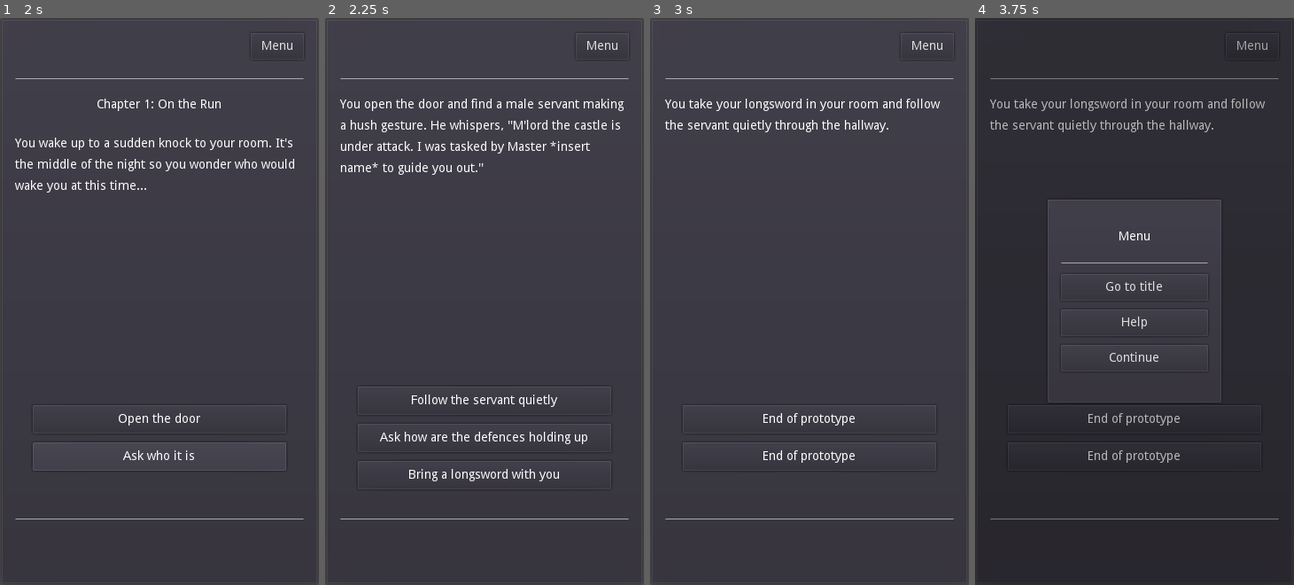
Above: before the commit, frames 1-4 (left to right).
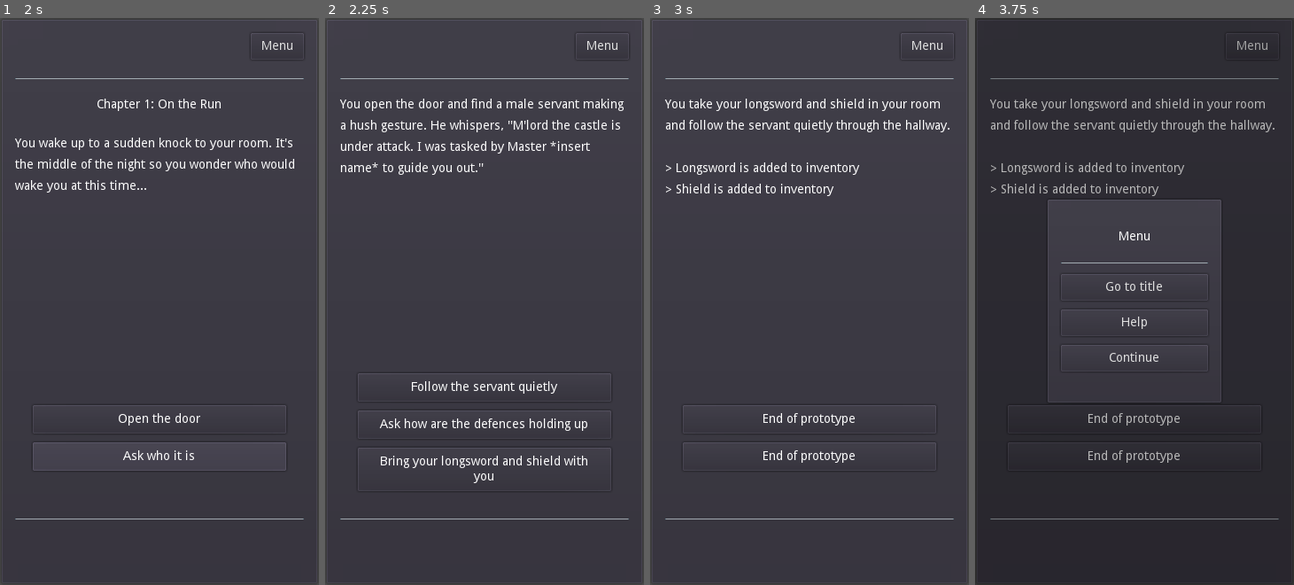
Above: after the commit, the same moments.

Repository: philipuriarte/A-Churchyard-of-Orphans
Game: Godot game, scene res://scenes/main.tscn
Two runs of this game, one before a commit and one after it. Both use one fixed random seed, a clock stepped at 60 frames per second and the inputs below.
Inputs (mouse positions are in pixels of both pictures, inside the frame that each line leads up to):
- Up to frame 1 (2 s): click "New Game" at 0.5 s; click (159, 437) at 1.25 s
- Up to frame 2 (2.25 s): click (484, 420) at 2.02 s
- Up to frame 3 (3 s): click (809, 403) at 2.77 s
- Up to frame 4 (3.75 s): click "Menu" at 3.5 s

Frame 1 is identical in both runs. In frame 2, 3.0% of the frame differs, in the area x 10-90%, y 62-84%; in frame 3, 1.9%; in frame 4, 1.8%.

Commit message:
Enable several outputs for processing

Diff:
--- a/logic/game_screen/story_display.gd
+++ b/logic/game_screen/story_display.gd
@@ -32,20 +32,23 @@
 		next_scene = story_data[current_scene]["choices"][choice_index]["next_scene"]
 		set_save_story(next_scene)
 
-	if story_data[previous_scene]["choices"][choice_index].has("output"):
-		var output_type: String = story_data[previous_scene]["choices"][choice_index]["output"]["type"]
-		var output_value: String = story_data[previous_scene]["choices"][choice_index]["output"]["value"]
-		save_game = SaveGame.load_savegame()
+	if story_data[previous_scene]["choices"][choice_index].has("outputs"):
+		story_text.text += "\n"
 
-		match output_type:
-			"add_item":
-				save_game.inventory.append(output_value)
-				story_text.text += "\n\n> " + output_value + " is added to inventory"
-			"remove_item":
-				save_game.inventory.erase(output_value)
-				story_text.text += "\n\n> " + output_value + " is removed from inventory"
+		for output in story_data[previous_scene]["choices"][choice_index]["outputs"]:
+			var output_type: String = story_data[previous_scene]["choices"][choice_index]["outputs"][output]["type"]
+			var output_value: String = story_data[previous_scene]["choices"][choice_index]["outputs"][output]["value"]
+			save_game = SaveGame.load_savegame()
 
-		save_game.write_savegame()
+			match output_type:
+				"add_item":
+					save_game.inventory.append(output_value)
+					story_text.text += "\n> " + output_value + " is added to inventory"
+				"remove_item":
+					save_game.inventory.erase(output_value)
+					story_text.text += "\n> " + output_value + " is removed from inventory"
+
+			save_game.write_savegame()
 
 
 # Update nodes in StoryContainer, and update and save current_scene
--- a/logic/story_data.gd
+++ b/logic/story_data.gd
@@ -26,11 +26,12 @@
 				"text": "Take the longsword",
 				"next_scene": "sample_grab_longsword",
 				"outputs": {
-					"type": "add_item",
-					"value": "longsword"
+					1: {
+						"type": "add_item",
+						"value": "longsword"
+					}
 				}
 			},
-
 			2: {
 				"conditions": {
 					"type": "have_item",
@@ -39,8 +40,10 @@
 				"text": "Take the family greatsword",
 				"next_scene": "sample_grab_family_greatsword",
 				"outputs": {
-					"type": "add_item",
-					"value": "family_greatsword"
+					1: {
+						"type": "add_item",
+						"value": "family_greatsword"
+					}
 				}
 			}
 		}
@@ -81,18 +84,34 @@
 		"choices": {
 			1: {
 				"text": "Follow the servant quietly",
-				"next_scene": "001_follow_servant"
+				"next_scene": "001_follow_servant",
+				"outputs": {
+					1: {
+						"type": "add_item",
+						"value": "Longsword"
+					},
+					2: {
+						"type": "add_item",
+						"value": "Shield"
+					}
+				}
 			},
 			2: {
 				"text": "Ask how are the defences holding up",
 				"next_scene": "001_ask_defences"
 			},
 			3: {
-				"text": "Bring a longsword with you",
+				"text": "Bring your longsword and shield with you",
 				"next_scene": "001_follow_servant",
 				"outputs": {
-					"type": "add_item",
-					"value": "Longsword"
+					1: {
+						"type": "add_item",
+						"value": "Longsword"
+					},
+					2: {
+						"type": "add_item",
+						"value": "Shield"
+					}
 				}
 			}
 		}
@@ -105,23 +124,31 @@
 				"text": "Open the door carefully",
 				"next_scene": "001_follow_servant",
 				"outputs": {
-					"type": "add_item",
-					"value": "Longsword"
+					1: {
+						"type": "add_item",
+						"value": "Longsword"
+					},
+					2: {
+						"type": "add_item",
+						"value": "Shield"
+					}
 				}
 			},
 			2: {
 				"text": "Grab your longsword and ask one more time",
 				"next_scene": "001_grab_longsword",
 				"outputs": {
-					"type": "add_item",
-					"value": "Longsword"
+					1: {
+						"type": "add_item",
+						"value": "Longsword"
+					}
 				}
 			},
 		}
 	},
 
 	"001_follow_servant": {
-		"story_text": "You take your longsword in your room and follow the servant quietly through the hallway.",
+		"story_text": "You take your longsword and shield in your room and follow the servant quietly through the hallway.",
 		"choices": {
 			1: {
 				"text": "End of prototype"
